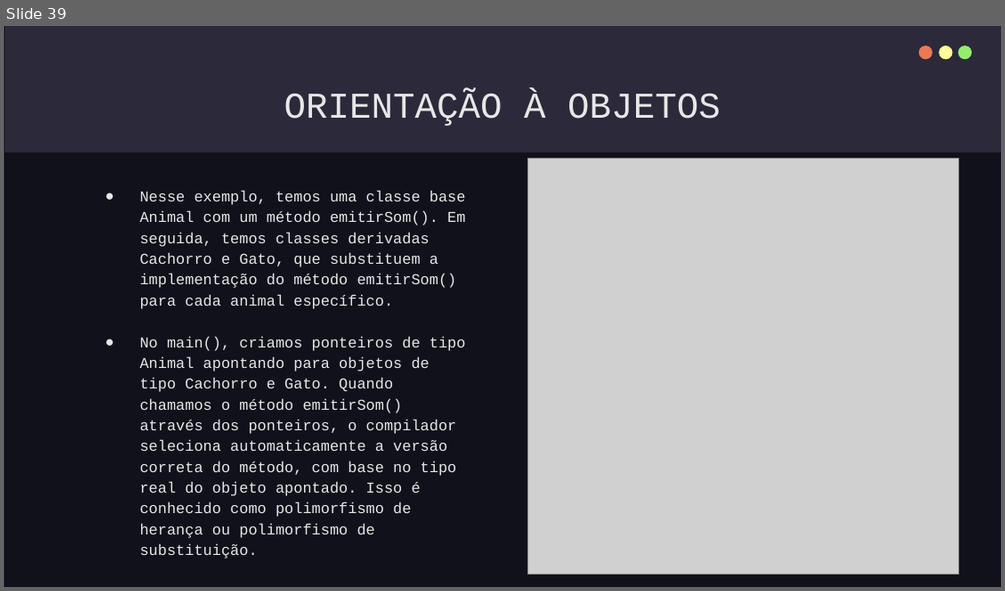
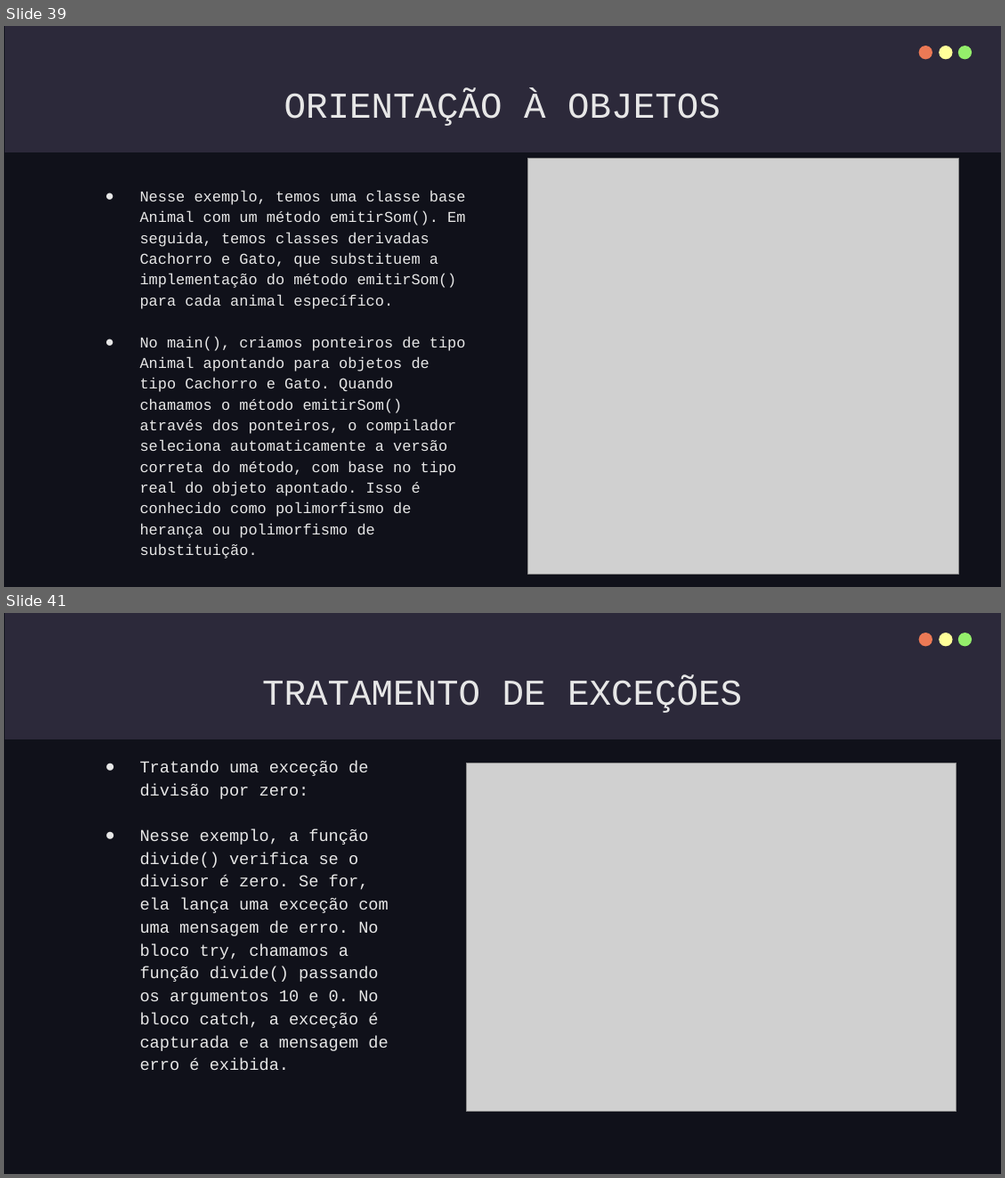
Before and after one commit to IgorTorquatto/Prolog, a slide deck: C++.pptx. Shown one above the other, each under a label of ours: slide 39 before the commit, slides 39 and 41 after it; the slides between them are not shown. The pictures are 1005x591 and 1005x1178 pixels, drawn with LibreOffice and Linux fonts; fonts in the diff are those of the drawing; grey boxes stand for pictures. Boxes give left, top, right and bottom in pixels: in the first picture for what was removed or moved away, otherwise in the second. Text is boxed around its words. In the diff, an @@ line names an element or a change of style, - is before the commit and + after.

```diff
--- a/C++.pptx
+++ b/C++.pptx
@@ slide 41 added at (x1=4, y1=613, x2=1001, y2=1174), background #10111A; not listed: 4 template elements that a slide beside it also shows @@
@@ title added at (x1=262, y1=680, x2=742, y2=713), 35 pt, text #E7E7E7 @@
+TRATAMENTO DE EXCEÇÕES
@@ text added at (x1=140, y1=761, x2=388, y2=1051), 16 pt, text #E7E7E7 @@
+● Tratando uma exceção de divisão por zero:
+● Nesse exemplo, a função divide() verifica se o divisor é zero. Se for, ela lança uma exceção com uma mensagem de erro. No bloco try, chamamos a função divide() passando os argumentos 10 e 0. No bloco catch, a exceção é capturada e a mensagem de erro é exibida.
@@ picture added at (x1=466, y1=763, x2=956, y2=1111) @@
```
Also in this commit, not shown: 1 slide changed, 1 other slide added.
